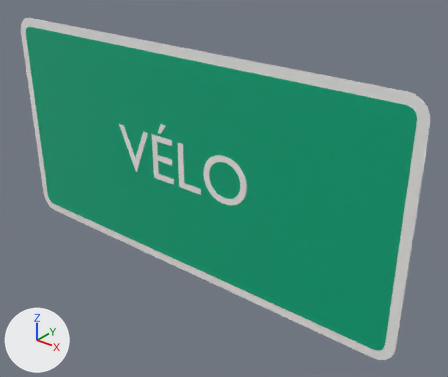
One commit to the glTF model panneaux/06_D_direction/Dv44.glb: the scene before it, then after it.
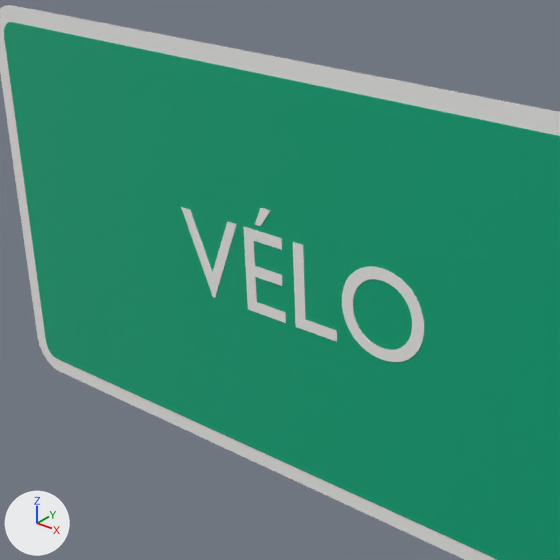
Each version is shown whole from a 50 mm camera at (0.401, -0.431, 0.26) aimed at (0.041, 0.019, -0.019), then close up on the part from 5% to 71% of the width and 4% to 82% of the height. The lights are fixed; the arrows at lower left show +X, +Y and +Z. The last two pictures show the newer version. Where no turn or scale is listed for an object, it has been applied to the vertices. Vertices at exactly the same position are counted once.

In view in the first close-up: 'Dv44_cadre00', 'Dv44_fond01', 'Dv44_txt02' and 1 more.
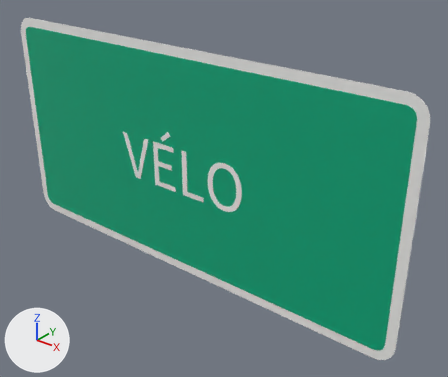
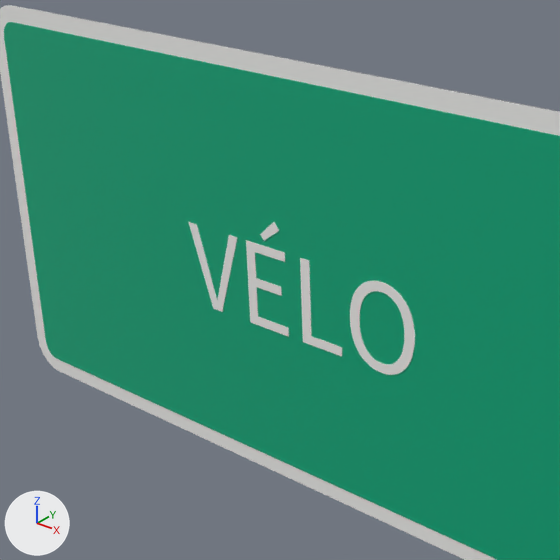
Pixel boxes (x1, y1, x2, y2) of what changed, in the close-ups (560 x 560 px; the box of a moved part takes in the faces that stretch with it):
'Dv44_txt02', reshaped (7% narrower)
    before: (181, 207, 424, 362)
    after: (188, 222, 415, 375)
part 1 of me_t_224, moved or reshaped
    before: (293, 242, 337, 342)
    after: (300, 258, 342, 356)
part 2 of me_t_224, rebuilt
    before: (243, 227, 286, 323)
    after: (246, 240, 289, 337)
part 3 of me_t_224, rebuilt (11% narrower)
    before: (181, 207, 237, 298)
    after: (188, 222, 238, 312)
part 4 of me_t_224, deleted
    before: (255, 208, 271, 226)
part 5 of me_t_224, moved or reshaped
    before: (342, 266, 424, 362)
    after: (350, 281, 415, 375)
part 6 of me_t_224, added
    after: (260, 222, 279, 241)

The change, as a diff of the scene's bpy script:
```diff
--- a/panneaux/06_D_direction/Dv44.glb.py
+++ b/panneaux/06_D_direction/Dv44.glb.py
@@ me_t_224 @@
 # used by ob_dv44_txt02; location = (0.0, -0.0023, 0.0)
-me_t_224.from_pydata(...)  # 250 vertices, 484 faces; spans x -0.089..0.085, y 0.0, z -0.023..0.042
+me_t_224.from_pydata(...)  # 300 vertices, 584 faces; spans x -0.083..0.08, y 0.0, z -0.031..0.036
+# me_t_224 part 1: the loose piece of 12 vertices spanning x -0.002..0.028, y 0.0, z -0.022..0.028 is moved by (0.004, 0.0, -0.008)
+# me_t_224 part 2: the loose piece of 24 vertices spanning x -0.039..-0.01, y 0.0, z -0.022..0.028 is rebuilt with 24 vertices and now spans x -0.037..-0.008, y 0.0, z -0.03..0.02
+# me_t_224 part 3: the loose piece of 14 vertices spanning x -0.089..-0.044, y 0.0, z -0.022..0.028 is rebuilt with 64 vertices and now spans x -0.083..-0.044, y 0.0, z -0.03..0.02
+# me_t_224 part 4: the loose piece of 8 vertices spanning x -0.03..-0.018, y 0.0, z 0.031..0.042 is deleted
+# me_t_224 part 5: 188 vertices removed from x 0.032..0.085, y 0.0, z -0.023..0.029; 188 vertices added at x 0.037..0.08, y 0.0, z -0.031..0.021
+# me_t_224 part 6: 8 vertices added at x -0.026..-0.012, y 0.0, z 0.023..0.036
 me_t_224.materials.append(mat_blanc_retro)
```
